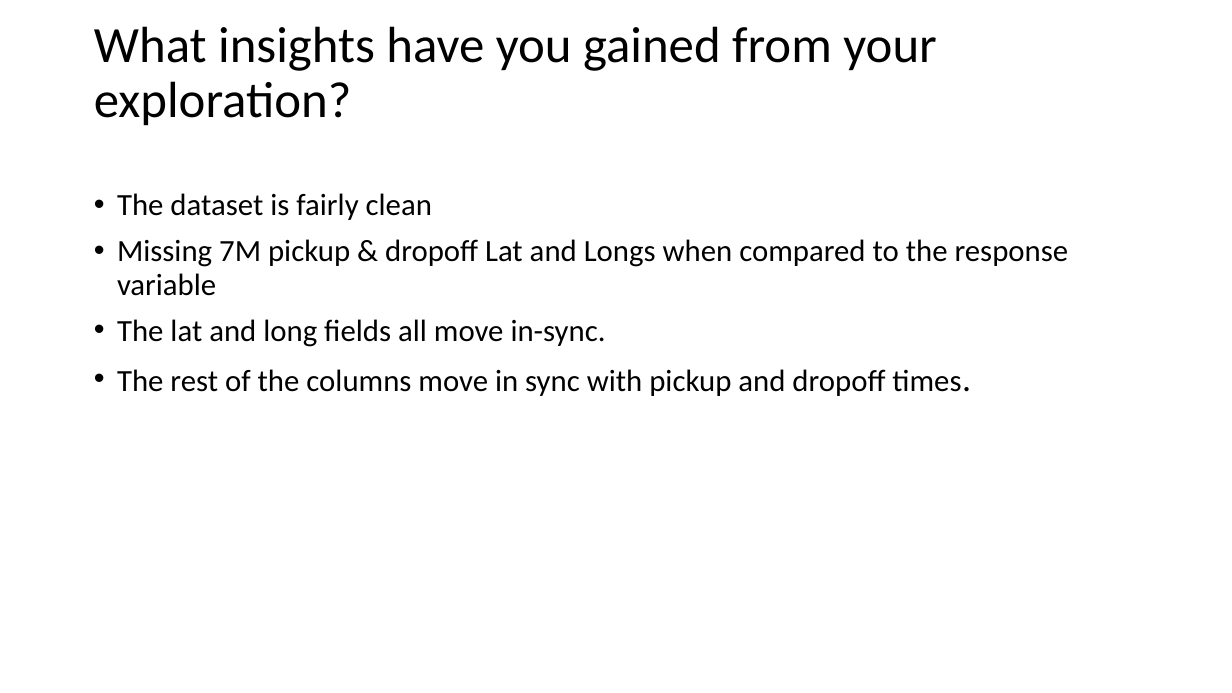
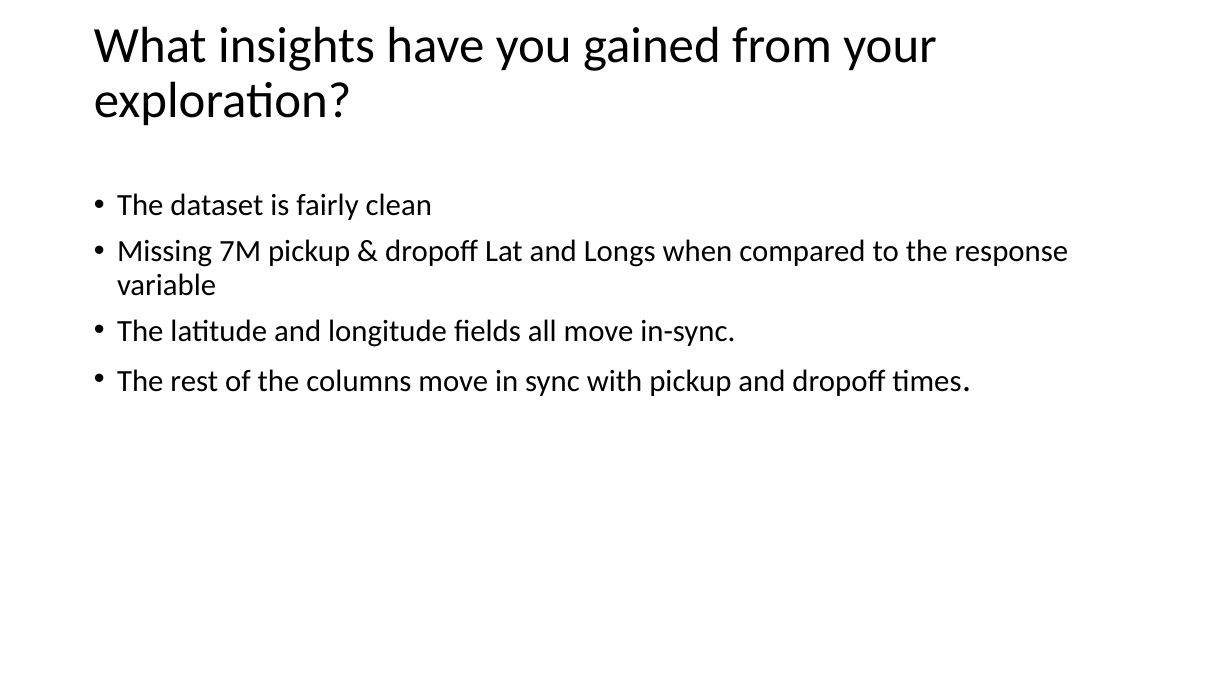
Before and after one commit to stubeef/GA-Data-Science, a slide deck: slide 8 of Final_Project/Presentation/Final Project2.pptx (slide 7 before the commit). Drawn at 1232x693 pixels with LibreOffice and Linux fonts; fonts in the diff are those of the drawing. Boxes give left, top, right and bottom in pixels: in the first picture for what was removed or moved away, otherwise in the second. Text is boxed around its words. In the diff, an @@ line names an element or a change of style, - is before the commit and + after.

```diff
--- a/Final_Project/Presentation/Final Project2.pptx
+++ b/Final_Project/Presentation/Final Project2.pptx
@@ text at [117, 319, 735, 347]: text changed @@
-• The lat and long fields all move in-sync.
+• The latitude and longitude fields all move in-sync.
```
Also in this commit, not shown: 2 other slides changed, 6 other files.
